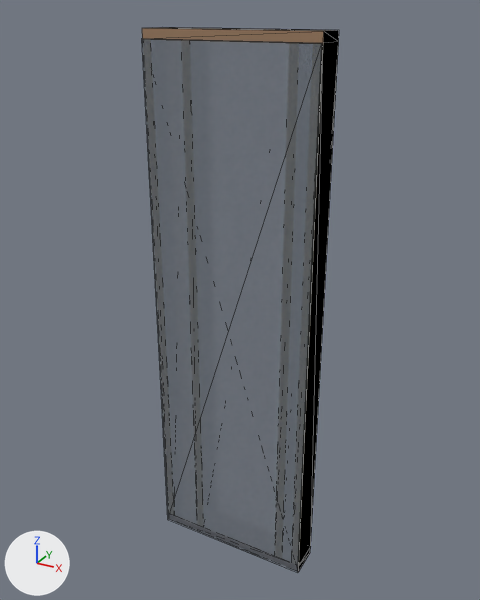
One commit to the glTF model panels/EX23_GF.glb: the scene before it, then after it.
The view is the same before and after, from a camera (50 mm lens) standing at (1.28, -2.29, 1.26) and looking at (-0.01, 0.04, 0.1). Arrows for +X, +Y and +Z are at lower left; the lights stay in place. The picture after the commit comes second. Mesh edges are drawn as thin lines. Vertices at exactly the same position are counted once.

The older version as bpy lines, for what is in view:
```python
me_ex23_gf = bpy.data.meshes.new('EX23 GF')
me_ex23_gf.from_pydata(...)  # 88 vertices, 132 faces, 132 loose edges; spans x -0.37..0.37, y -0.07..0.07, z -1.19..1.19
# faces by material slot: [12, 12, 12, 12, 24, 12, 12, 36]
me_ex23_gf.materials.append(mat_bottom_rail)  # brown #a28165
me_ex23_gf.materials.append(mat_top_rail)  # brown #a28165
me_ex23_gf.materials.append(mat_right_end_stud)  # beige #f6e5bc
me_ex23_gf.materials.append(mat_left_end_stud)  # beige #f6e5bc
me_ex23_gf.materials.append(mat_common_stud)  # beige #f6e5bc
me_ex23_gf.materials.append(mat_osb_external)  # grey #a2adbc
me_ex23_gf.materials.append(mat_junction_stud)  # beige #f6e5bc
me_ex23_gf.materials.append(mat_insulation)  # white #fceaea
ob_ex23_gf = bpy.data.objects.new('EX23 GF', me_ex23_gf)
ob_ex23_gf.location = (0.0, 0.0, 0.0)
```
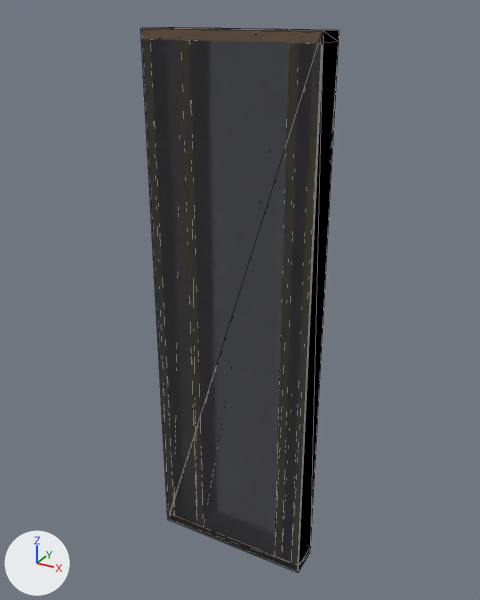
Changed parts and their boxes [x1, y1, x2, y2] in the pictures (480 x 600 px; the box of a moved part takes in the faces that stretch with it):
part 1 of me_ex23_gf, moved or reshaped
    before: [141, 39, 323, 573]
    after: [141, 29, 323, 573]

The change in detail:
me_ex23_gf has 88 vertices, 132 faces, 132 loose edges and spans x -0.37..0.37, y -0.07..0.07, z -1.19..1.19.
me_ex23_gf is used by ob_ex23_gf; location (0.0, 0.0, 0.0).
Part 1, on me_ex23_gf:
Vertex 41 of me_ex23_gf moves from (-0.37, -0.07, -1.19) at pixel (167, 519) to (0.37, -0.07, -1.19) at pixel (298, 571).
Vertex 42 of me_ex23_gf moves from (0.37, -0.07, -1.19) at pixel (297, 572) to (0.37, -0.07, 1.19) at pixel (323, 31).
Vertex 43 of me_ex23_gf moves from (0.37, -0.07, -1.19) at pixel (298, 571) to (-0.37, -0.07, 1.19) at pixel (142, 28).
Vertex 44 of me_ex23_gf moves from (0.37, -0.07, 1.15) at pixel (321, 43) to (-0.37, -0.07, -1.19) at pixel (167, 519).
Vertex 45 of me_ex23_gf moves from (0.37, -0.07, 1.15) at pixel (322, 43) to (-0.37, -0.07, 1.19) at pixel (140, 28).
Vertex 46 of me_ex23_gf moves from (-0.37, -0.07, 1.15) at pixel (141, 38) to (0.37, -0.07, 1.19) at pixel (322, 31).
Vertex 47 of me_ex23_gf moves from (-0.37, -0.07, 1.15) at pixel (142, 38) to (0.37, -0.07, -1.19) at pixel (297, 572).
